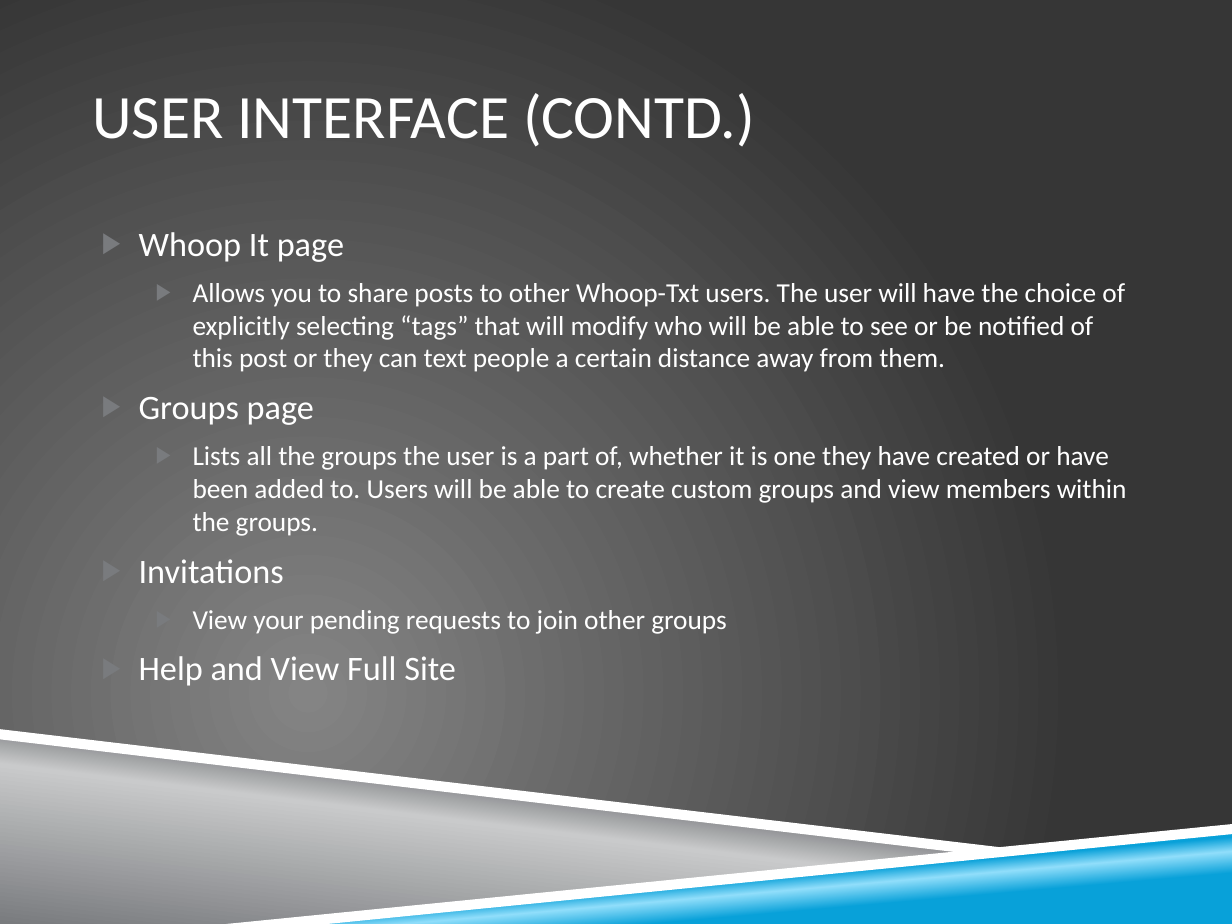
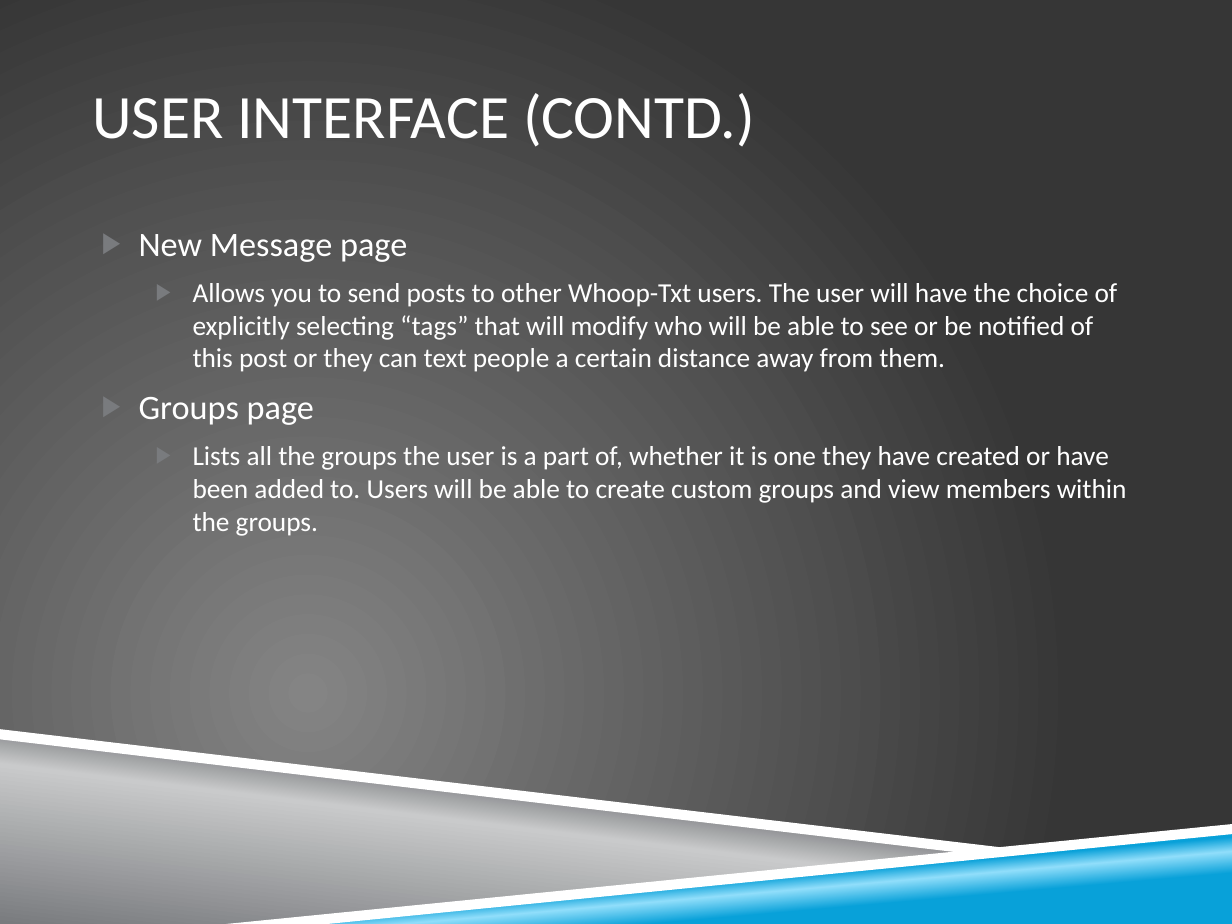
Before and after one commit to zkhalapyan/whoop-txt, a slide deck: slide 8 of doc/midterm_presentation.pptx. Drawn at 1232x924 pixels with LibreOffice and Linux fonts; fonts in the diff are those of the drawing; background and template pictures are left out. Boxes give left, top, right and bottom in pixels: in the first picture for what was removed or moved away, otherwise in the second. Text is boxed around its words. In the diff, an @@ line names an element or a change of style, - is before the commit and + after.

```diff
--- a/doc/midterm_presentation.pptx
+++ b/doc/midterm_presentation.pptx
@@ text at [139, 234, 1118, 372]: text changed @@
-▶ Whoop It page
-  ▶ Allows you to share posts to other Whoop-Txt users. The user will have the choice of explicitly selecting “tags” that will modify who will be able to see or be notified of this post or they can text people a certain distance away from them.
+▶ New Message page
+  ▶ Allows you to send posts to other Whoop-Txt users. The user will have the choice of explicitly selecting “tags” that will modify who will be able to see or be notified of this post or they can text people a certain distance away from them.
@@ text at [139, 559, 727, 686]: paragraphs removed @@
-▶ Invitations
-  ▶ View your pending requests to join other groups
-▶ Help and View Full Site
```
Also in this commit, not shown: 4 other slides changed.
